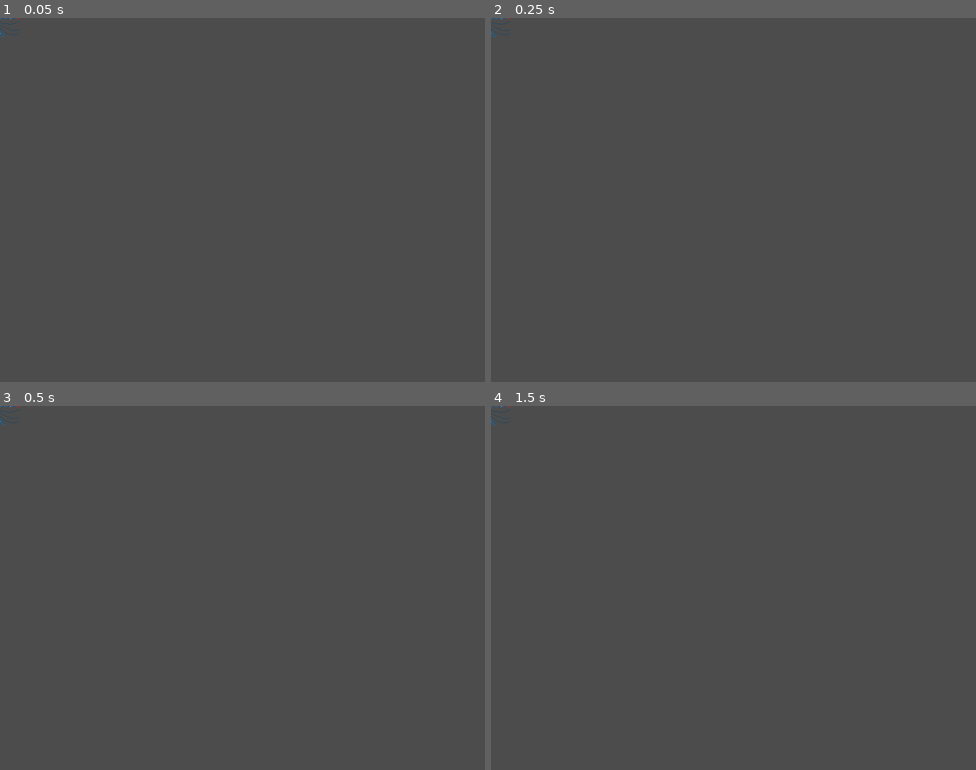
Above: before the commit, frames 1-4 (two rows, left to right).
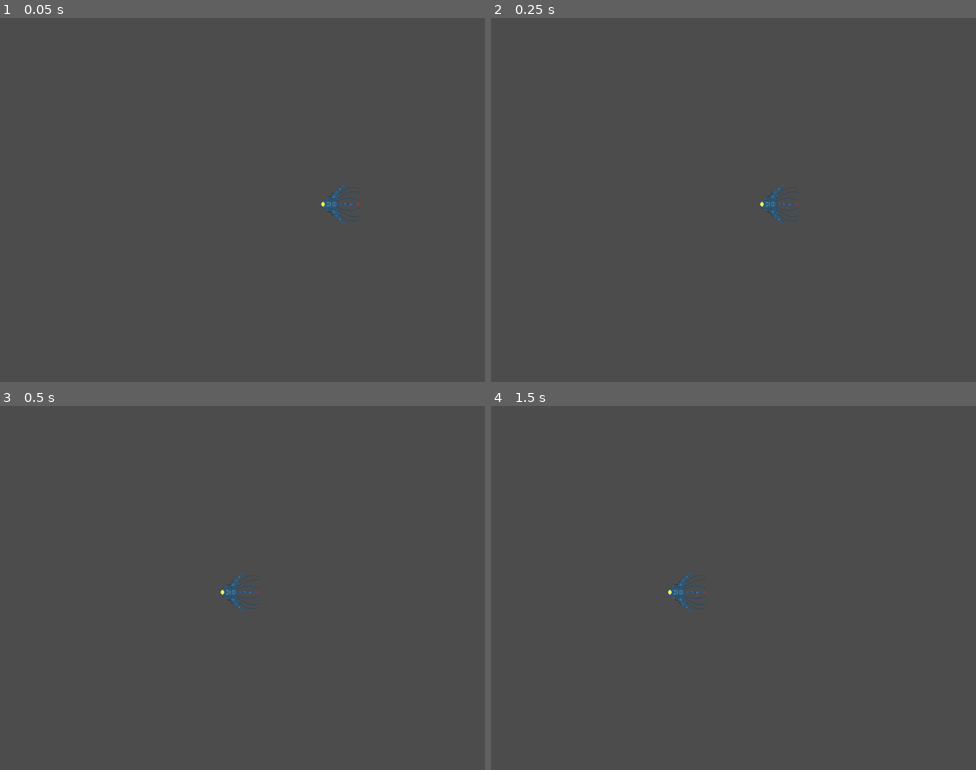
Above: after the commit, the same moments.

Repository: Yerdun/Pathogen
Game: Godot game, scene res://Assets/Scenes/Enemy/Shooter Enemy/Shooter Enemy.tscn
The game is run twice, just before and just after one commit, with the same random seed, the same clock (stepped at 60 frames per second) and the same inputs. This scene is started directly instead of the project's main scene.
Inputs (mouse positions are in pixels of both pictures, inside the frame that each line leads up to):
- Up to frame 1 (0.05 s): no input
- Up to frame 2 (0.25 s): no input
- Up to frame 3 (0.5 s): no input
- Up to frame 4 (1.5 s): move the mouse to (840, 569) at 0.52 s; hold Right (ui_right) 0.53-1.28 s; hold Space (shoot) 0.53-1.28 s; tap Enter at 1.25 s; move the mouse to (636, 606) at 1.27 s; hold Down (ui_down) from 1.28 s (still down); tap Shift (control_focus) at 1.35 s

The runs differ from the first frame. In frame 1, 0.3% of the frame differs, in the area x 0-75%, y 0-57%; in frame 2, 0.3%; in frame 3, 0.3%; in frame 4, 0.3%.

Commit message:
Started Piercer enemy

Diff:
--- a/Assets/Scenes/Enemy/Piercer Enemy/Piercer Enemy.tscn
+++ b/Assets/Scenes/Enemy/Piercer Enemy/Piercer Enemy.tscn
@@ -5,6 +5,7 @@
 [ext_resource path="res://Assets/Scenes/Enemy/Piercer Enemy/Piercer Enemy.gd" type="Script" id=3]
 
 [node name="Piercer Enemy" instance=ExtResource( 1 )]
+position = Vector2( 400, 292 )
 linear_velocity = Vector2( -400, 0 )
 applied_force = Vector2( 480, 0 )
 script = ExtResource( 3 )
--- a/Assets/Scenes/Enemy/Shooter Enemy/Shooter Enemy.gd
+++ b/Assets/Scenes/Enemy/Shooter Enemy/Shooter Enemy.gd
@@ -13,4 +13,21 @@
 
 # Called every frame. 'delta' is the elapsed time since the previous frame.
 func _process(delta):
-	pass
+	# Enemy starts out moving, opposite force slows it to a halt
+	if linear_velocity.x >= 0:	# When the force pushes it enough to move right
+		applied_force = Vector2.ZERO	# Stop the enemy (no force, no velocity)
+		linear_velocity.x = 0
+
+#		var look_vec = get_global_mouse_position() - global_position
+#		global_rotation = atan2(look_vec.y, look_vec.x)
+#		Pseudocode stub:
+#			Get direction of player at the current frame (may need to make its own function)
+#			Turn sprite in said direction (take half a second to do so)
+#			Instantiate bullet
+#			Turn it in said direction
+#			Set linear velocity of bullet to 400 (This has the effect of shooting bullets aimed at the player)
+#			Do this until ten bullets are fired
+#			Wait one second
+#			Move and rotate the enemy in the direction of the player
+#			Set speed to -500 (normalised in player direction) and force to 450
+#			(Then the process should start over)
--- a/Assets/Scenes/Enemy/Shooter Enemy/Shooter Enemy.tscn
+++ b/Assets/Scenes/Enemy/Shooter Enemy/Shooter Enemy.tscn
@@ -5,6 +5,9 @@
 [ext_resource path="res://Assets/Scenes/Enemy/Shooter Enemy/Shooter Enemy.gd" type="Script" id=3]
 
 [node name="Shooter Enemy" instance=ExtResource( 1 )]
+position = Vector2( 577, 307 )
+linear_velocity = Vector2( -500, 0 )
+applied_force = Vector2( 450, 0 )
 script = ExtResource( 3 )
 
 [node name="Sprite" parent="." index="1"]
--- a/Assets/Scenes/Player/Player.gd
+++ b/Assets/Scenes/Player/Player.gd
@@ -10,7 +10,7 @@
 	pass # Currently unneeded, included as a stub.
 
 func _process(delta):
-	if is_dead == false:	# Disallow movement when dead
+	if !is_dead:	# Disallow movement when dead
 		var velocity = Vector2.ZERO # Movement velocity represented as a 2 dimensional vector
 		var speed = standard_speed # Speed variable. initialised to standard speed
 		var is_focused = false # Tracks whether or not player is focused
@@ -27,10 +27,10 @@
 		if Input.is_action_pressed("control_focus"):
 			is_focused = true
 
-		if is_focused == true:
+		if is_focused:
 			speed = focus_speed
 			$FocusAnimation.play("focused") # Placeholder animation just containing 1 frame showing hitbox
-		elif is_focused == false:
+		elif !is_focused:
 			speed = standard_speed
 			$FocusAnimation.play("default") # Placeholder blank animation
 
@@ -50,7 +50,7 @@
 		$"Bullet Control".CurrentCharge = $"Bullet Control".MaxCharge	# Max copy charge if colliding with copy charger
 		body.queue_free()	# Remove body
 
-	elif is_dead == false:	# If colliding with anything else eg. enemy, bullet, die (don't allow dying while respawning)
+	elif !is_dead:	# If colliding with anything else eg. enemy, bullet, die (don't allow dying while respawning)
 		lives -= 1	# Subtract one life
 		$PlayerAnimation.play("death")	# Play death animation (placeholder blank)
 		is_dead = true	# Set is_dead variable to true, to lock control
